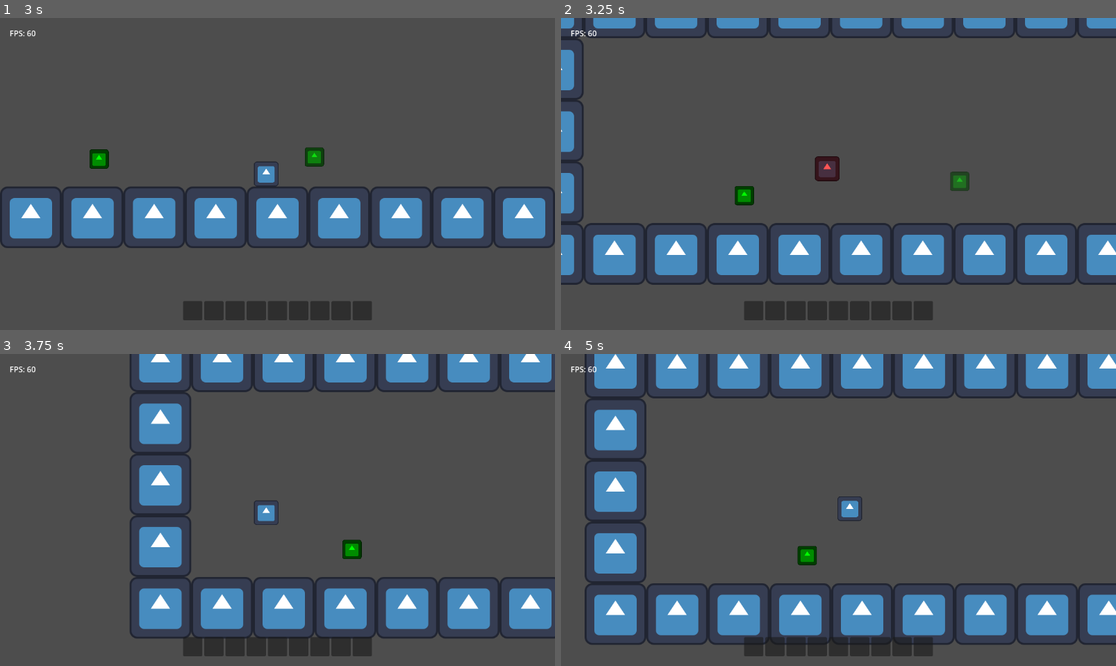
Above: before the commit, frames 1-4 (two rows, left to right).
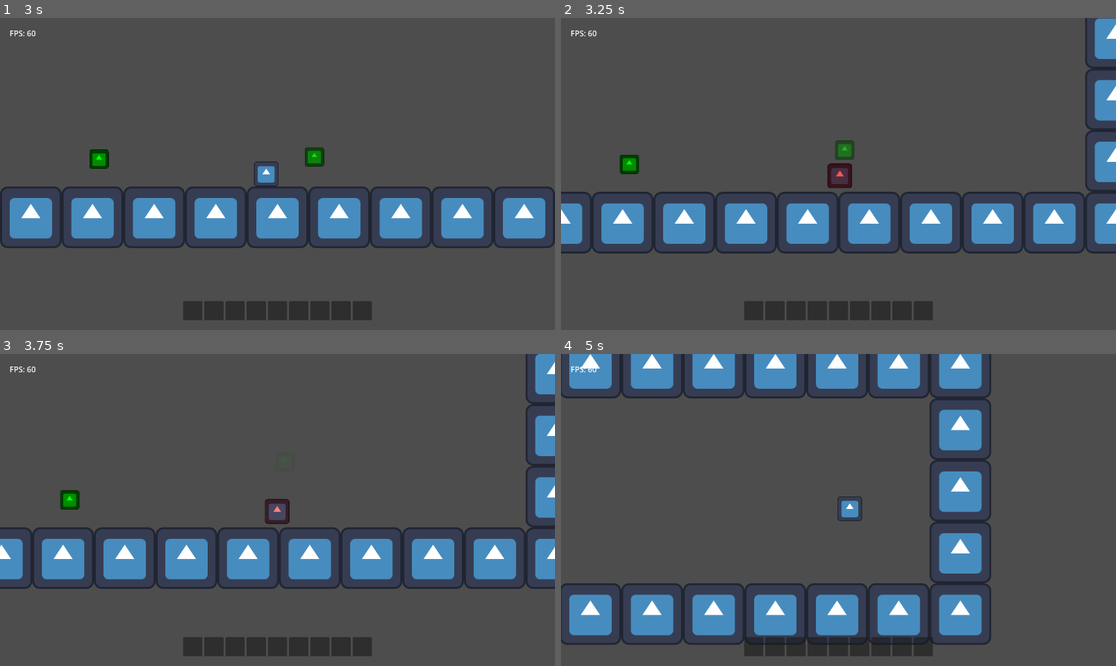
Above: after the commit, the same moments.

Repository: TheHumanMRP/RPG-Life-Tracker
Game: Godot game, scene res://Folders/Systems/Main/Scenes/main_scene.tscn
Two runs of this game, one before a commit and one after it. Both use one fixed random seed, a clock stepped at 60 frames per second and the inputs below. The engine's default icon, where the game draws it, is replaced by a stand-in: a white triangle on a blue panel in a dark square.
Inputs:
- Up to frame 1 (3 s): hold D (move_right) 0.53-2.03 s; tap Space (jump) at 0.77, 1.52 s; hold A (move_left) from 2.03 s (still down)
- Up to frame 2 (3.25 s): keep holding A (move_left); tap Space (jump) at 3.02 s
- Up to frame 3 (3.75 s): keep holding A (move_left)
- Up to frame 4 (5 s): tap Space (jump) at 3.77, 4.52 s; release A (move_left) at 4.28 s; hold D (move_right) from 4.28 s (still down)

Frame 1 is identical in both runs. In frame 2, 26% of the frame differs, in the area x 0-100%, y 0-86%; in frame 3, 30%, in the area x 0-100%, y 0-92%; in frame 4, 26%.
Error before the commit: Parse Error: Expected signal or coroutine after "await". (res://Folders/Systems/Globals/Signal_Bus.gd:8)
Error after the commit: Invalid access to property or key 'inventory_items' on a base object of type 'Nil'. (res://Folders/Systems/Globals/global.gd:9)

Commit message:
Auto commit at 2026-06-27 01:49:47

Diff:
--- a/Folders/Systems/Globals/Signal_Bus.gd
+++ b/Folders/Systems/Globals/Signal_Bus.gd
@@ -5,7 +5,7 @@
 signal respawn_player
 
 func _ready() -> void:
-	await
+	await get_tree().process_frame
 	call_deferred("refresh_ui_across_project")
 
 func refresh_ui_across_project() -> void:
